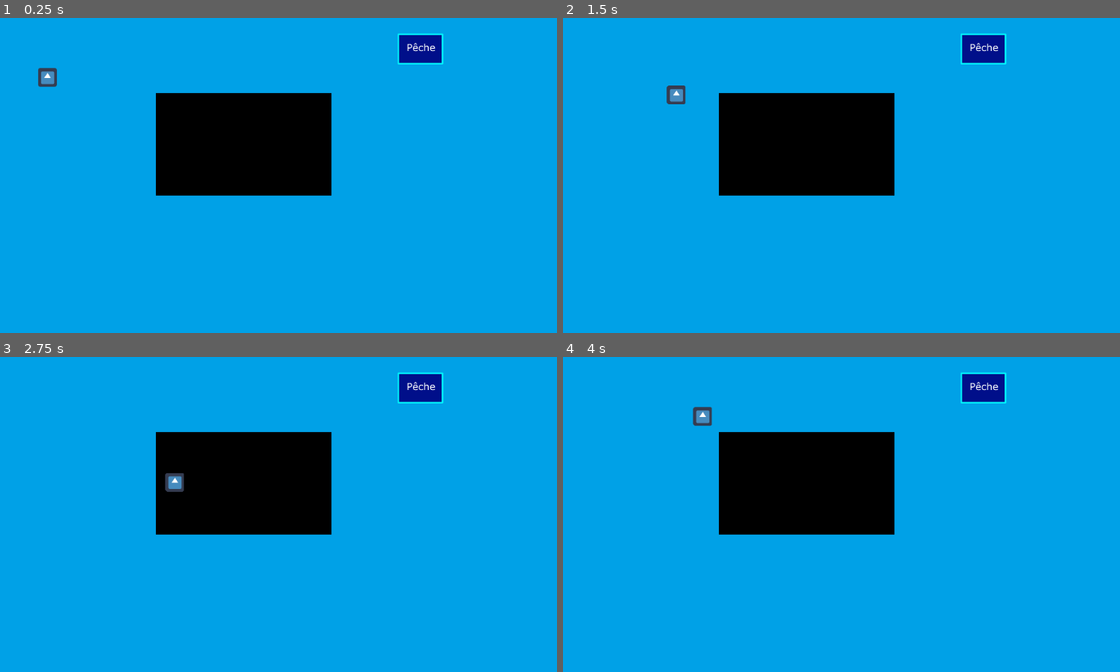
Above: before the commit, frames 1-4 (two rows, left to right).
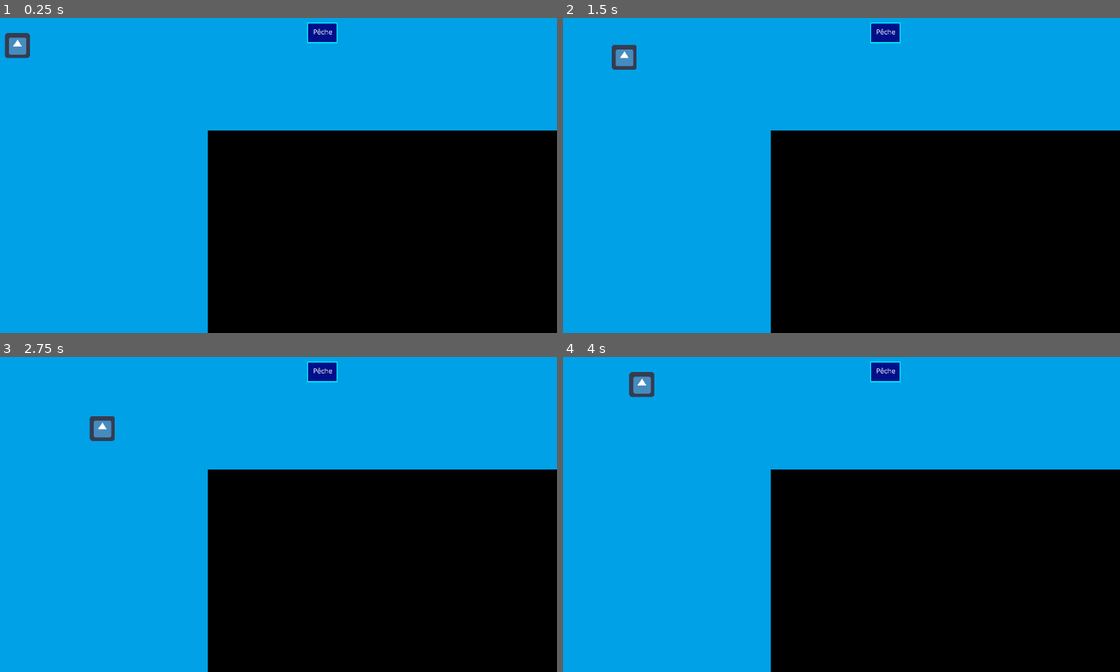
Above: after the commit, the same moments.

Repository: Majimo/FishAndShip
Game: Godot game, scene res://scenes/MainWorld.tscn
The game is run twice, just before and just after one commit, with the same random seed, the same clock (stepped at 60 frames per second) and the same inputs. The engine's default icon, where the game draws it, is replaced by a stand-in: a white triangle on a blue panel in a dark square.
Inputs:
- Up to frame 1 (0.25 s): no input
- Up to frame 2 (1.5 s): tap Enter at 0.5 s; hold Right (ui_right) 0.53-1.28 s; hold Down (ui_down) from 1.28 s (still down)
- Up to frame 3 (2.75 s): release Down (ui_down) at 2.03 s; hold Right (ui_right) from 2.03 s (still down)
- Up to frame 4 (4 s): release Right (ui_right) at 2.78 s; hold Up (ui_up) 2.78-3.53 s; hold Left (ui_left) from 3.53 s (still down)

The runs differ from the first frame. In frame 1, 43% of the frame differs, in the area x 0-100%, y 1-100%; in frame 2, 43%; in frame 3, 43%; in frame 4, 43%, in the area x 11-100%, y 1-100%.

Commit message:
agrandissement de la zone de jeu

Diff:
--- a/project.godot
+++ b/project.godot
@@ -18,6 +18,11 @@
 config/name="FishAndShip"
 run/main_scene="res://scenes/MainWorld.tscn"
 config/icon="res://icon.png"
+
+[display]
+
+window/size/width=1536
+window/size/height=900
 
 [input]
 
--- a/scenes/MainWorld.tscn
+++ b/scenes/MainWorld.tscn
@@ -8,14 +8,15 @@
 [node name="MainWorld" type="Node2D"]
 
 [node name="Sprite" type="Sprite" parent="."]
-position = Vector2( 512, 300 )
+position = Vector2( 769.201, 452.439 )
+scale = Vector2( 1.52811, 1.55005 )
 texture = ExtResource( 1 )
 
 [node name="Ship" parent="." instance=ExtResource( 2 )]
-position = Vector2( 489, 277 )
+position = Vector2( 977.696, 710.162 )
 
 [node name="Perso" parent="." instance=ExtResource( 3 )]
 position = Vector2( 154, 163 )
 
 [node name="ZonePeche" parent="." instance=ExtResource( 4 )]
-position = Vector2( 790.526, 114.737 )
+position = Vector2( 934.913, 130.604 )
--- a/scenes/Perso.tscn
+++ b/scenes/Perso.tscn
@@ -10,7 +10,6 @@
 script = ExtResource( 2 )
 
 [node name="Sprite" type="Sprite" parent="."]
-scale = Vector2( 0.5, 0.5 )
 texture = ExtResource( 1 )
 
 [node name="CollisionShape2D" type="CollisionShape2D" parent="." groups=[
--- a/scenes/Ship.tscn
+++ b/scenes/Ship.tscn
@@ -5,4 +5,6 @@
 [node name="Ship" type="Node2D"]
 
 [node name="Sprite" type="Sprite" parent="."]
+position = Vector2( 114.077, -66.5452 )
+scale = Vector2( 3, 3 )
 texture = ExtResource( 1 )
